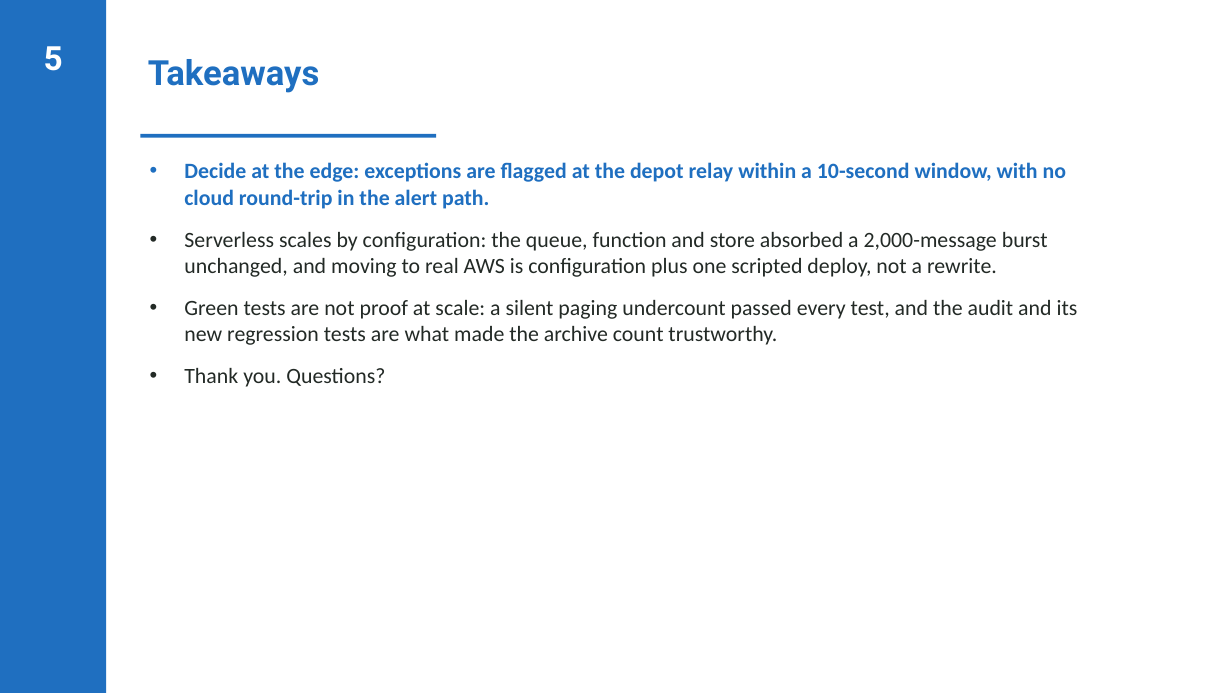
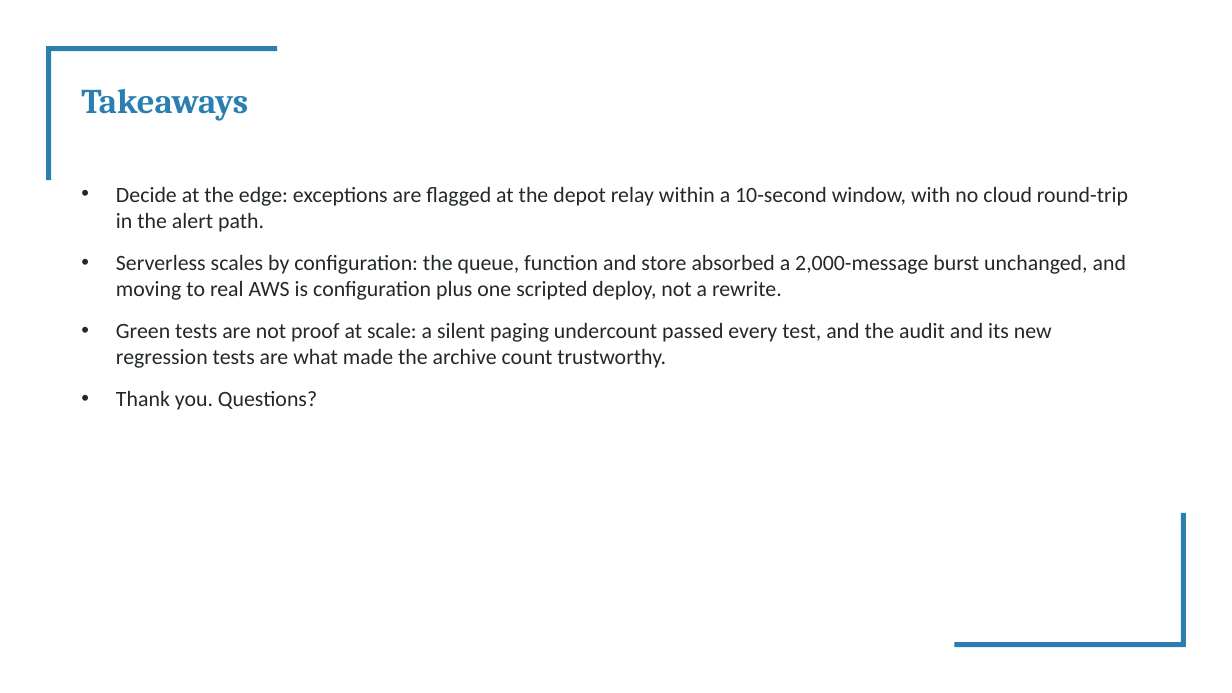
Before and after one commit to valletivarish/FEC_version_2, a slide deck: slide 6 of ppt/cold-chain-logistics.pptx. Drawn at 1232x693 pixels with LibreOffice and Linux fonts; fonts in the diff are those of the drawing. Boxes give left, top, right and bottom in pixels: in the first picture for what was removed or moved away, otherwise in the second. Text is boxed around its words. In the diff, an @@ line names an element or a change of style, - is before the commit and + after.

Commit message:
Re-theme project 04 deck (teal band, badge-free) + all 8 unassigned spare decks to distinct new themes; clear bold highlighting

```diff
--- a/ppt/cold-chain-logistics.pptx
+++ b/ppt/cold-chain-logistics.pptx
@@ rectangle removed at (0,0,106,693) @@
@@ text removed at (44,46,63,71) @@
-5
@@ rectangle added at (46,46,277,52), fill #2A7FB0 @@
@@ rectangle added at (46,46,52,180), fill #2A7FB0 @@
@@ title "Takeaways": place and size @@
-title "Takeaways" at (148,59,320,93)
+title "Takeaways" at (81,89,248,121)
@@ title "Takeaways" at (81,89,248,121): font Roboto to Cambria, text colour #1F6FC0 to #2A7FB0 @@
@@ text "Decide at the edge: exceptions ...": place and size @@
-text "Decide at the edge: exceptions ..." at (184,162,1078,387)
+text "Decide at the edge: exceptions ..." at (116,187,1128,410)
@@ text at (116,187,1128,232): text colour #1F6FC0 to #232A26, bold off in "Decide at the edge: exceptions are flagged ..." @@
@@ rectangle added at (1181,513,1187,647), fill #2A7FB0 @@
@@ rectangle: place and size @@
-rectangle at (140,134,436,138)
+rectangle at (955,642,1186,648)
@@ rectangle at (955,642,1186,648): fill #1F6FC0 to #2A7FB0 @@
```
Also in this commit, not shown: 5 other slides changed, 9 other files.
